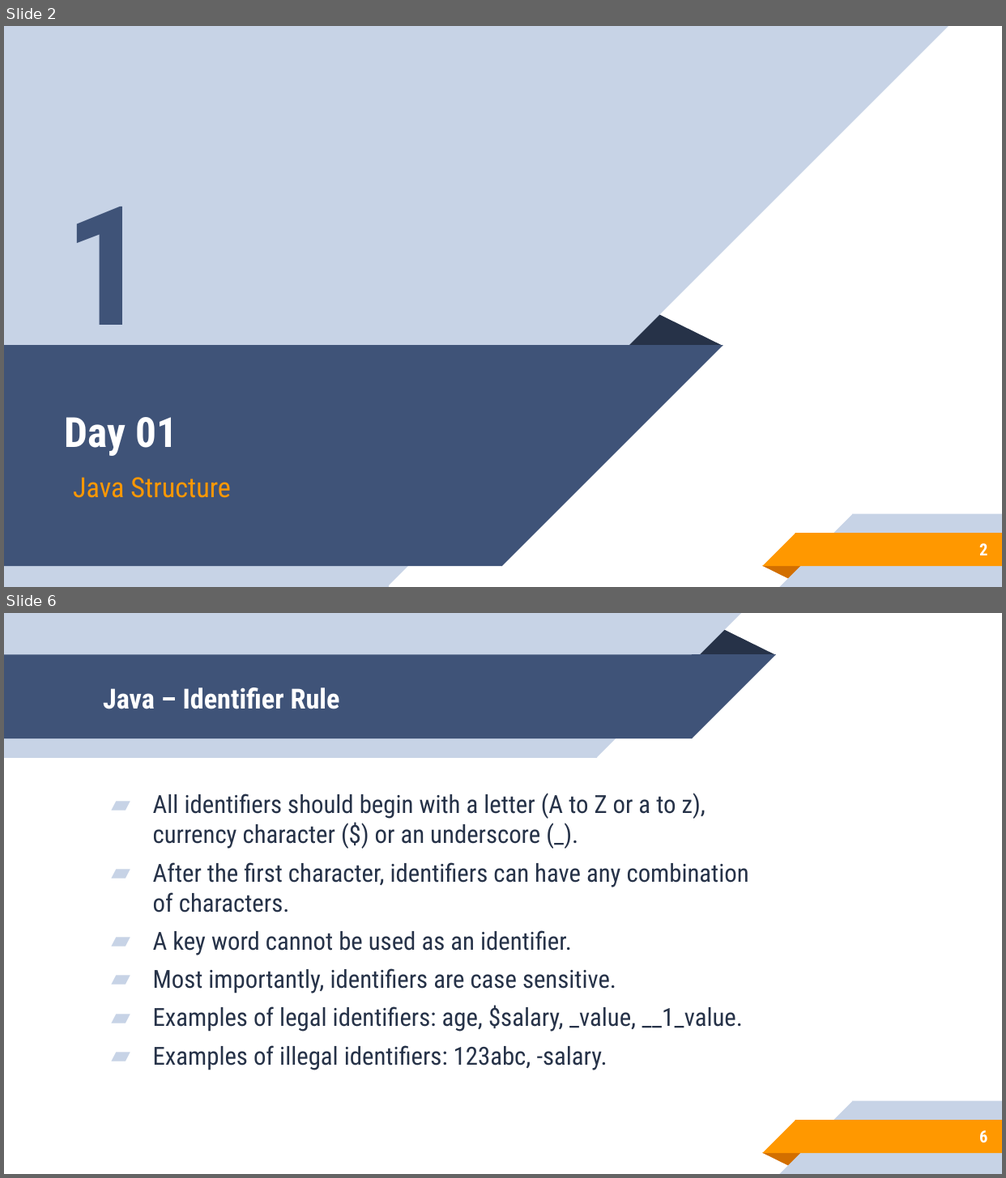
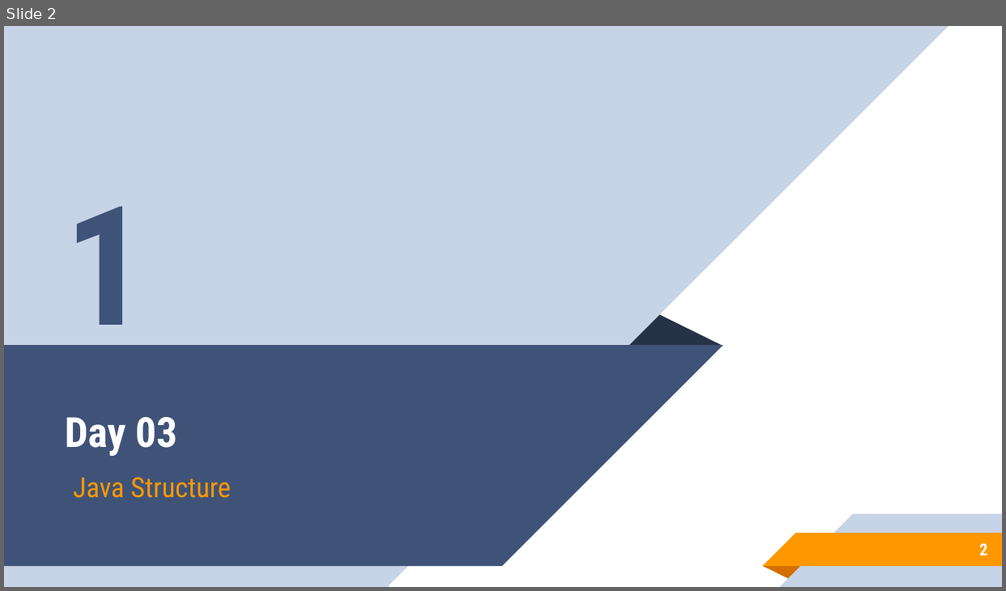
Before and after one commit to aronipurwanto/materi-xa, a slide deck: java-logic/Slide-Java-Logic-04.pptx. Shown one above the other, each under a label of ours: slides 2 and 6 before the commit, slide 2 after it; the slides between them are not shown. The pictures are 1006x1178 and 1006x591 pixels, drawn with LibreOffice and Linux fonts; fonts in the diff are those of the drawing. Boxes give left, top, right and bottom in pixels: in the first picture for what was removed or moved away, otherwise in the second. Text is boxed around its words. In the diff, an @@ line names an element or a change of style, - is before the commit and + after.

Commit message:
add java and dotnet sab

```diff
--- a/java-logic/Slide-Java-Logic-04.pptx
+++ b/java-logic/Slide-Java-Logic-04.pptx
@@ slide 6 removed at box(4, 613, 1002, 1174), background #FFFFFF; not listed: 5 template elements that a slide beside it also shows @@
@@ group removed at box(4, 613, 775, 758): 2 rectangles, 2 right triangles, 1 triangle @@
@@ title removed at box(103, 688, 340, 709) @@
-Java – Identifier Rule
@@ text removed at box(153, 793, 749, 1071) @@
-▰ All identifiers should begin with a letter (A to Z or a to z), currency character ($) or an underscore (_).
-▰ After the first character, identifiers can have any combination of characters.
-▰ A key word cannot be used as an identifier.
-▰ Most importantly, identifiers are case sensitive.
-▰ Examples of legal identifiers: age, $salary, _value, __1_value.
-▰ Examples of illegal identifiers: 123abc, -salary.
@@ page number removed at box(979, 1131, 987, 1144) @@
-6
@@ slide 2 changed as well @@
@@ title at box(65, 417, 177, 456): text changed @@
-Day 01
+Day 03
```
Also in this commit, not shown: 1 other slide changed, 48 other slides removed, 3 other files.
